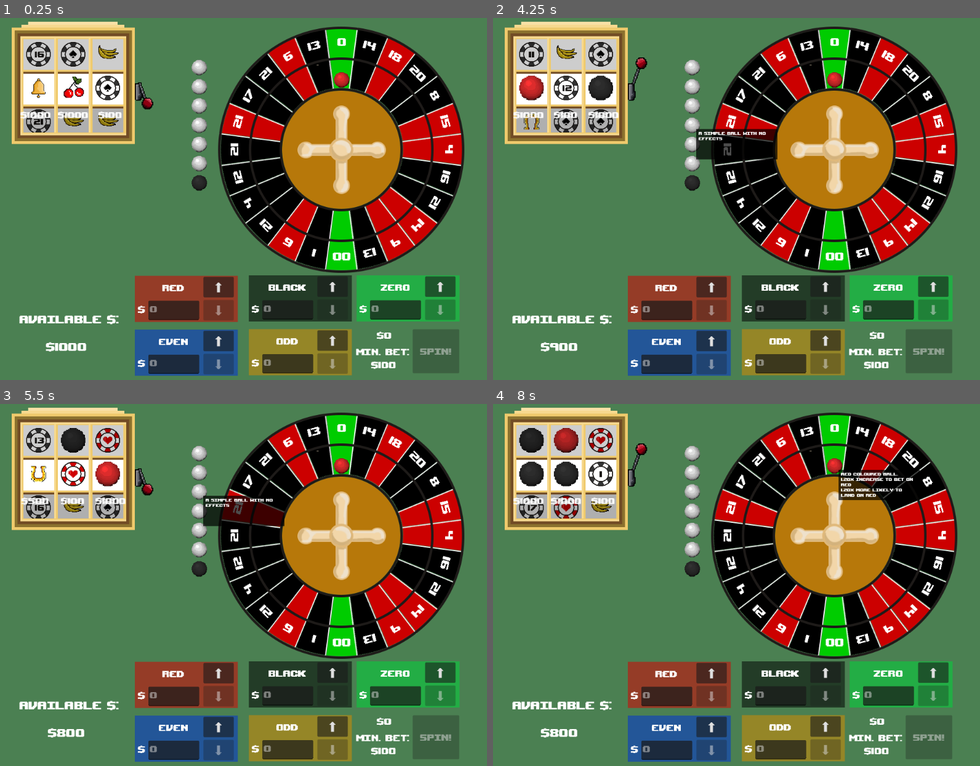
Above: before the commit, frames 1-4 (two rows, left to right).
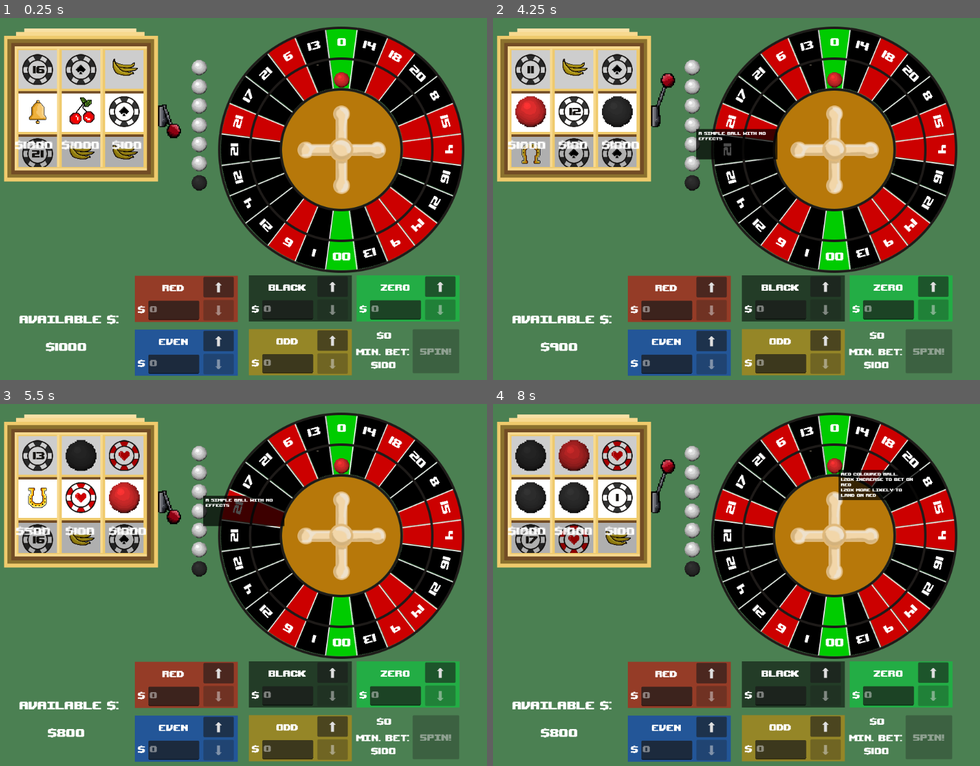
Above: after the commit, the same moments.

Repository: RossRKK/gmtk-game-jam-2025
Game: Godot game, scene res://scenes/roulette_scene.tscn
Same seed, same stepped clock (60 frames per second), same inputs: the game is played once before the commit and once after it. Sound files missing from this copy of the repository are replaced by a short silence.
Inputs (mouse positions are in pixels of both pictures, inside the frame that each line leads up to; where the layout moved, square brackets give the same spot in the first picture):
- Up to frame 1 (0.25 s): no input
- Up to frame 2 (4.25 s): click (663, 104) [639, 83] at 0.5 s; click (692, 184) at 1.27 s; click (692, 162) at 2.02 s; click (692, 144) at 2.77 s; click (692, 126) at 3.52 s
- Up to frame 3 (5.5 s): click (170, 490) [146, 469] at 4.25 s; click (199, 490) at 5.02 s
- Up to frame 4 (8 s): click (692, 472) at 5.77 s; click (692, 454) at 6.52 s; click (833, 465) at 7.27 s

The runs differ from the first frame. In frame 1, 13% of the frame differs, in the area x 0-38%, y 1-46%; in frame 2, 13%; in frame 3, 13%; in frame 4, 13%.

Commit message:
Scaled up slot machine

Diff:
--- a/scenes/roulette_scene.tscn
+++ b/scenes/roulette_scene.tscn
@@ -39,11 +39,8 @@
 scale = Vector2(0.8, 0.8)
 
 [node name="SlotMachine" parent="." instance=ExtResource("4_wwc13")]
-offset_left = 164.0
-offset_top = 150.0
-offset_right = 164.0
-offset_bottom = 150.0
-scale = Vector2(2, 2)
+position = Vector2(180, 196)
+scale = Vector2(2.5, 2.5)
 
 [node name="MoneyLabel" type="RichTextLabel" parent="."]
 offset_left = 46.0
--- a/scenes/slot_machine.tscn
+++ b/scenes/slot_machine.tscn
@@ -9,10 +9,7 @@
 [ext_resource type="Texture2D" uid="uid://drbknfo5vm0ng" path="res://assets/png/solt_handle_0002.png" id="6_pputl"]
 [ext_resource type="AudioStream" uid="uid://kds640huoo3n" path="res://assets/sound/slot_machin_coin.wav" id="6_puwce"]
 
-[node name="SlotMachine" type="Control"]
-layout_mode = 3
-anchors_preset = 0
-mouse_filter = 1
+[node name="SlotMachine" type="Node2D"]
 script = ExtResource("1_7scc5")
 
 [node name="Backdrop" type="ColorRect" parent="."]
@@ -106,7 +103,6 @@
 vertical_alignment = 1
 
 [node name="Arm" type="TextureButton" parent="."]
-layout_mode = 2
 offset_left = 62.0
 offset_top = -33.0
 offset_right = 85.0
--- a/scripts/slot_machine.gd
+++ b/scripts/slot_machine.gd
@@ -1,4 +1,4 @@
-extends Control
+extends Node2D
 
 var game: Game = Game.get_instance()
 
@@ -14,7 +14,7 @@
 
 func enter_coin():
 	$Arm.disabled = true
-	$Arm.mouse_default_cursor_shape = CURSOR_ARROW
+	$Arm.mouse_default_cursor_shape = Control.CURSOR_ARROW
 	game.player_inventory.update_money(-get_spin_cost())
 	$CoinSound.finished.connect(start_spin)
 	$CoinSound.play()
@@ -27,7 +27,7 @@
 
 func stop_spin():
 	$Arm.disabled = false
-	$Arm.mouse_default_cursor_shape = CURSOR_POINTING_HAND
+	$Arm.mouse_default_cursor_shape = Control.CURSOR_POINTING_HAND
 	$Arm.button_pressed = false
 	$SpinSound.stop()
 	spinning = false
